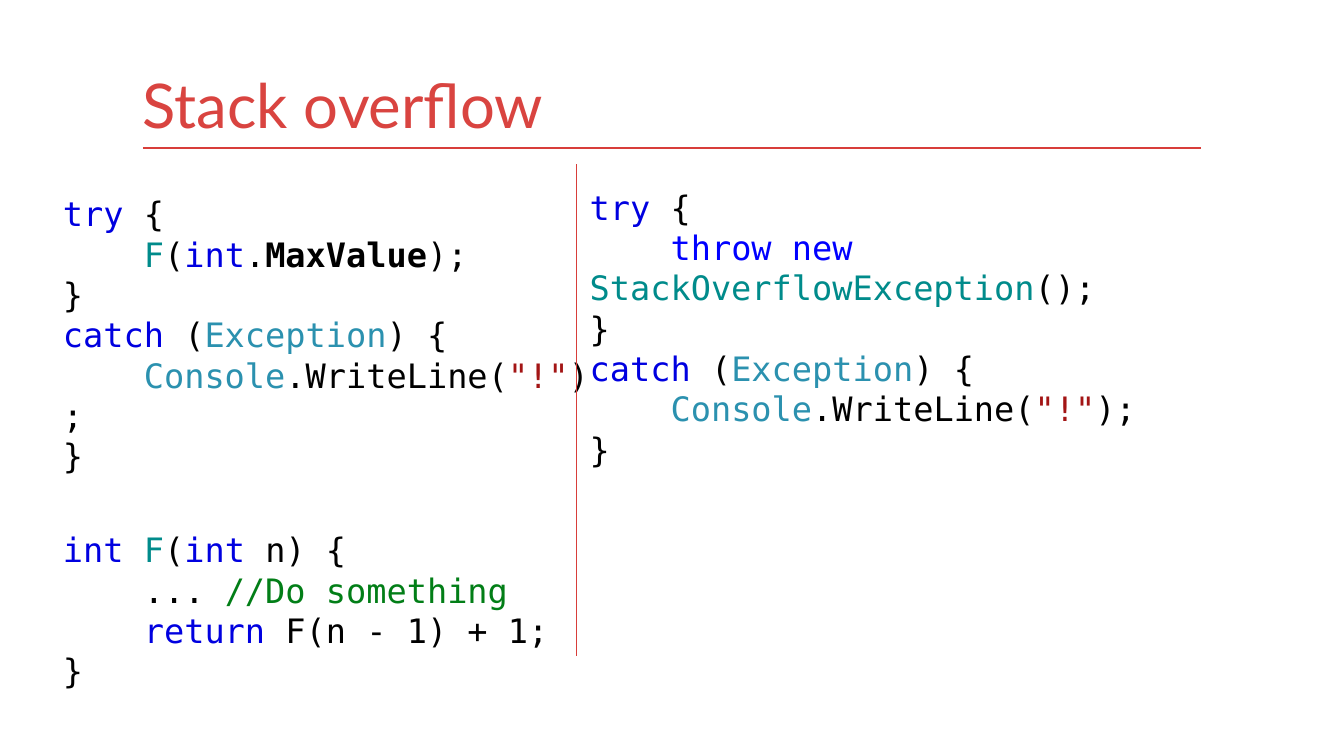
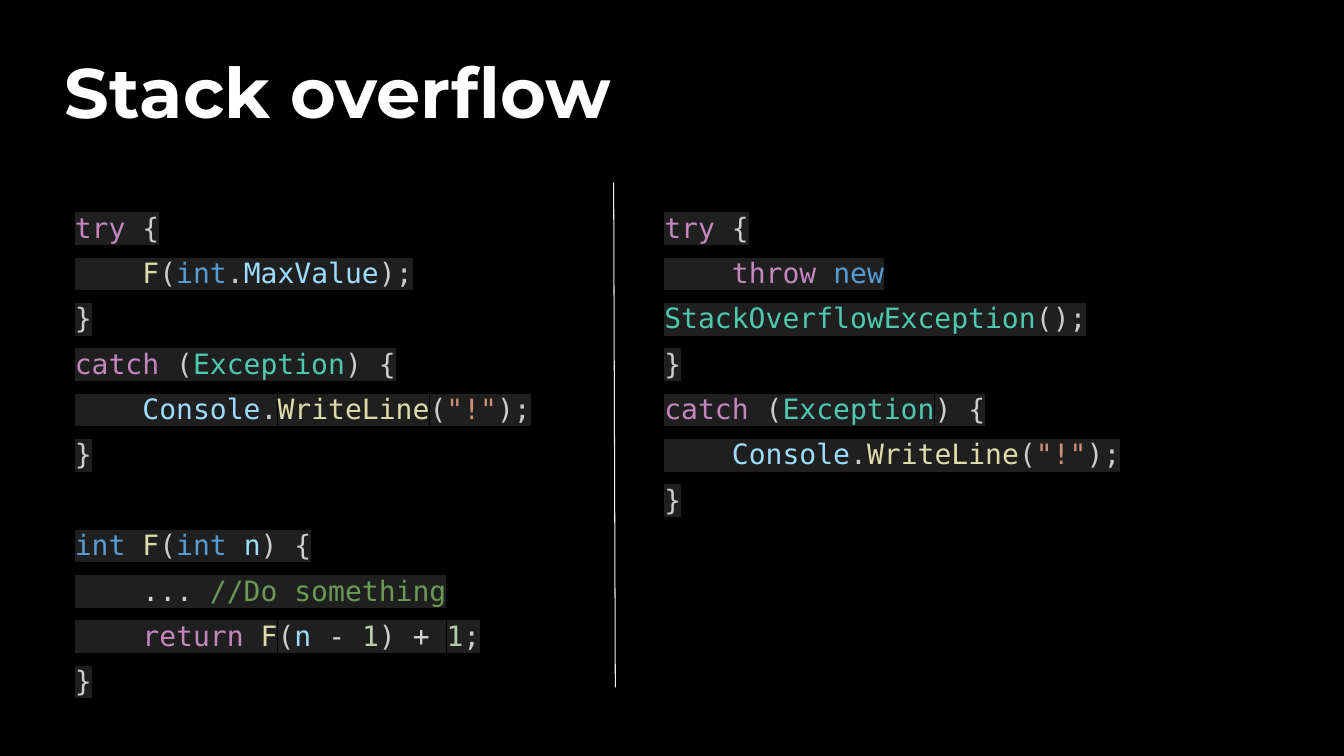
Before and after one commit to kontur-courses/exceptions, a slide deck: slide 29 of exceptions.pptx. Drawn at 1344x756 pixels with LibreOffice and Linux fonts; fonts in the diff are those of the drawing. Boxes give left, top, right and bottom in pixels: in the first picture for what was removed or moved away, otherwise in the second. Text is boxed around its words. In the diff, an @@ line names an element or a change of style, - is before the commit and + after.

Commit message:
upd exceptions.pptx

```diff
--- a/exceptions.pptx
+++ b/exceptions.pptx
@@ background #FFFFFF to #000000 @@
@@ title "Stack overflow": place and size @@
-title "Stack overflow" at (143,82,543,129)
+title "Stack overflow" at (65,65,610,119)
@@ title "Stack overflow" at (65,65,610,119): size 44 to 50 pt, font Lato to Montserrat, text colour #D94440 to #FEFFFE, bold on; line spacing 1 to 0.8; vertical alignment bottom to top @@
@@ line removed from (143, 148) to (1202, 148) @@
@@ line moved from (577, 656) - (577, 163) to (614, 182) - (615, 688) @@
@@ line (614, 182) - (615, 688): stroke #D83F3B 0.75 pt to #F1F1F1 0.75 pt @@
@@ text at (75,218,530,650): text changed; size 24 to 20 pt; text colour #000000 to #CCCCCC @@
-try {
-F(int.MaxValue);
-}
-catch (Exception) {
-Console.WriteLine("!");
-}
-int F(int n) {
-... //Do something
-return F(n - 1) + 1;
-}
+try {
+F(int.MaxValue);
+}
+catch (Exception) {
+Console.WriteLine("!");
+}
+int F(int n) {
+... //Do something
+return F(n - 1) + 1;
+}
@@ text at (664,218,1120,468): text changed; size 24 to 20 pt; text colour #000000 to #4EC9B0 @@
-try {
-throw new StackOverflowException();
-}
-catch (Exception) {
-Console.WriteLine("!");
-}
+try {
+throw new StackOverflowException();
+}
+catch (Exception) {
+Console.WriteLine("!");
+}
```
Also in this commit, not shown: 41 other slides changed, 1 slide added, 1 slide removed.
